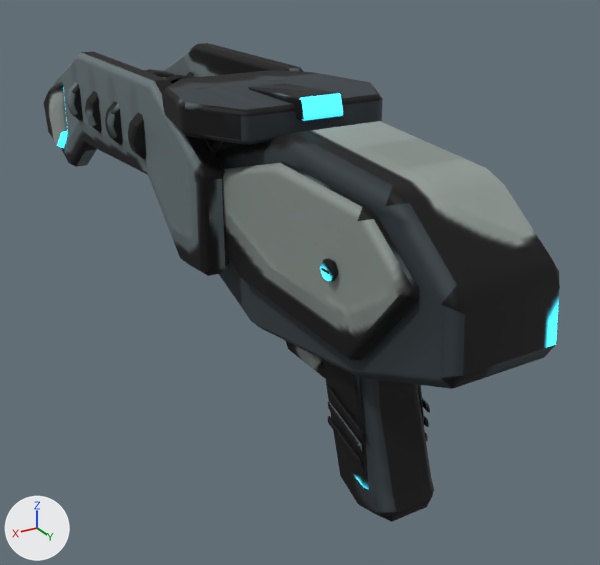
Two versions of the glTF model public/assets/models/plasma.glb, one commit apart.
Camera for both pictures: a 50 mm lens placed at (0.713, 1.214, 0.508), pointed at (-0.079, -0.107, -0.152). Arrows for +X, +Y and +Z are at lower left; the lights stay in place. The older version comes first. Vertices at exactly the same position are counted once.

Objects in the first picture: 'plasma-original-arsenal'.
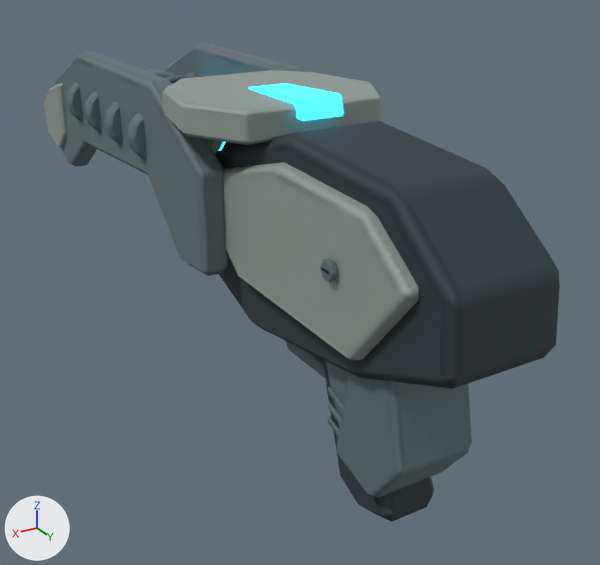
What differs and where, as boxes [x1, y1, x2, y2] in the pictures (600 x 565 px):
part 1 of me_plasma_rear_containment_keel, added: after [336, 373, 472, 498]
part 2 of me_plasma_rear_containment_keel, surface changed: [44, 43, 560, 522] in both

Diff of the bpy script that builds the scene:
```diff
--- a/public/assets/models/plasma.glb.py
+++ b/public/assets/models/plasma.glb.py
@@ me_plasma_rear_containment_keel @@
 # used by ob_plasma_original_arsenal; location = (0.0, 0.0, 0.0)
-me_plasma_rear_containment_keel.from_pydata(...)  # 2214 vertices, 4277 faces; spans x -0.19..0.19, y -0.948..0.548, z -0.383..0.26
+me_plasma_rear_containment_keel.from_pydata(...)  # 2244 vertices, 4333 faces; spans x -0.19..0.19, y -0.948..0.548, z -0.383..0.26
+# me_plasma_rear_containment_keel part 1: a new loose piece of 30 vertices spanning x -0.075..0.075, y 0.252..0.428, z -0.317..-0.08, in mat_k10_plasma_baked_zones
+# me_plasma_rear_containment_keel part 2: 4189 kept faces spanning x -0.19..0.19, y -0.948..0.548, z -0.383..0.26 get new texture (UV) coordinates
 me_plasma_rear_containment_keel.materials.append(mat_k10_plasma_baked_zones)
```
